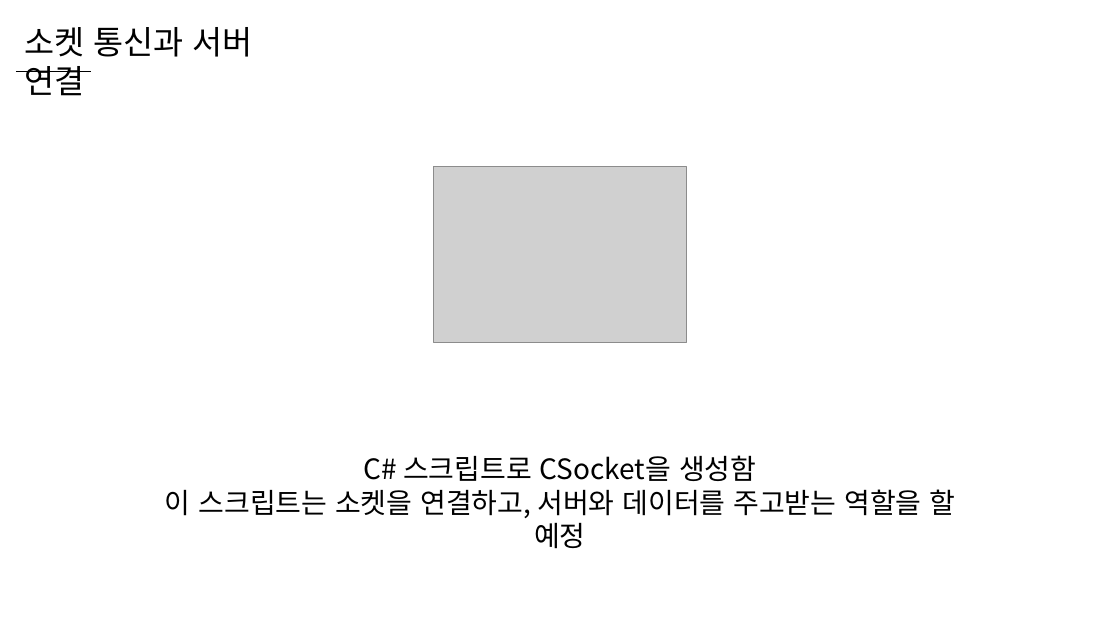
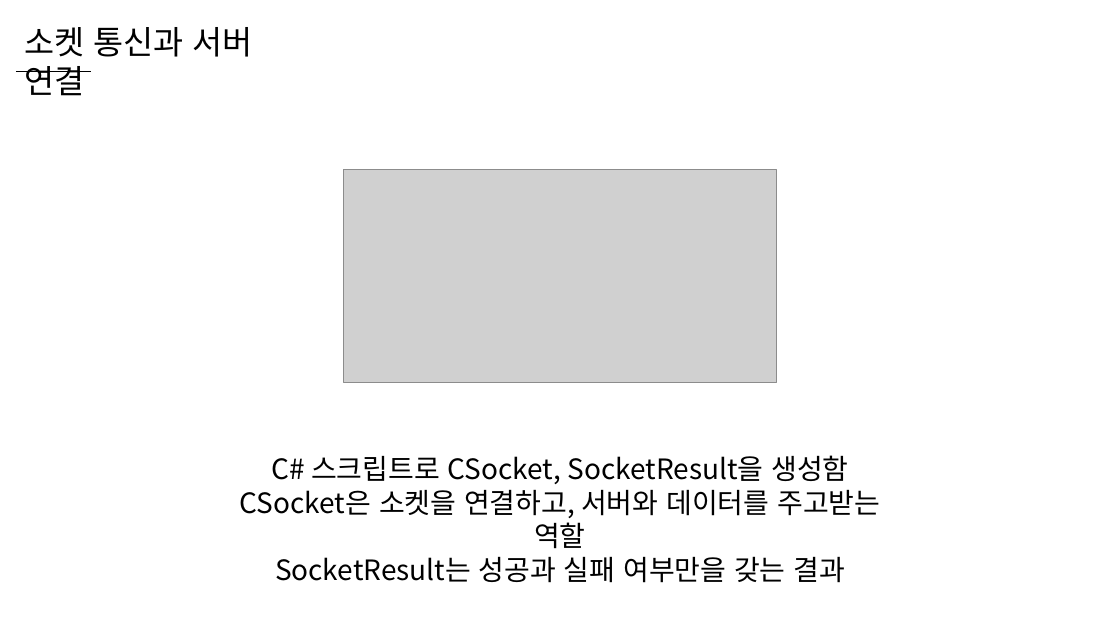
Before and after one commit to WooLyung/2023-Unity-Lecture, a slide deck: slide 36 of Day 1/Day 1.pptx. Drawn at 1120x630 pixels with LibreOffice and Linux fonts; fonts in the diff are those of the drawing; grey boxes stand for pictures. Boxes give left, top, right and bottom in pixels: in the first picture for what was removed or moved away, otherwise in the second. Text is boxed around its words. In the diff, an @@ line names an element or a change of style, - is before the commit and + after.

```diff
--- a/Day 1/Day 1.pptx
+++ b/Day 1/Day 1.pptx
@@ picture added at [344, 169, 776, 382] @@
@@ picture removed at [434, 167, 686, 343] @@
@@ text at [240, 455, 880, 583]: text changed @@
-C# 스크립트로 CSocket을 생성함
-이 스크립트는 소켓을 연결하고, 서버와 데이터를 주고받는 역할을 할 예정
+C# 스크립트로 CSocket, SocketResult을 생성함
+CSocket은 소켓을 연결하고, 서버와 데이터를 주고받는 역할
+SocketResult는 성공과 실패 여부만을 갖는 결과
```
Also in this commit, not shown: 7 other slides changed, 20 slides added, 1 slide removed, 7 other files.
